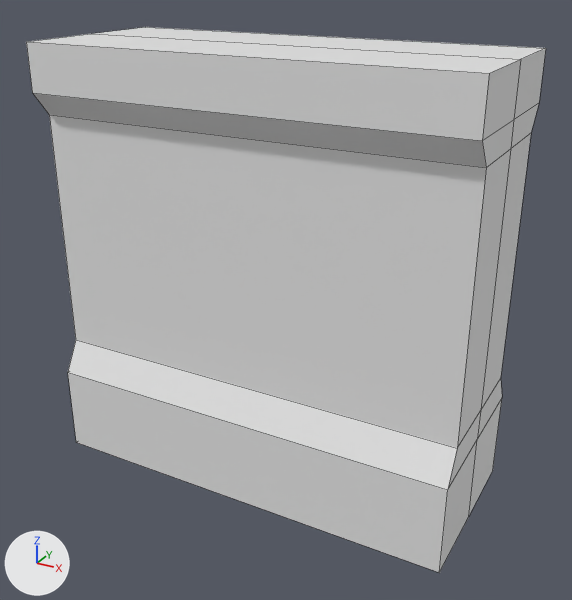
The Blender file env_wallWindow_sonnydonaldson_01.blend, before and after one commit.
Rendered twice from a 50 mm lens placed at (9.17, -16.25, 12.95), pointed at (0.31, -0.14, 4.9). Arrows for +X, +Y and +Z are at lower left; the lights stay in place. The older version comes first. Mesh edges are drawn as thin lines.
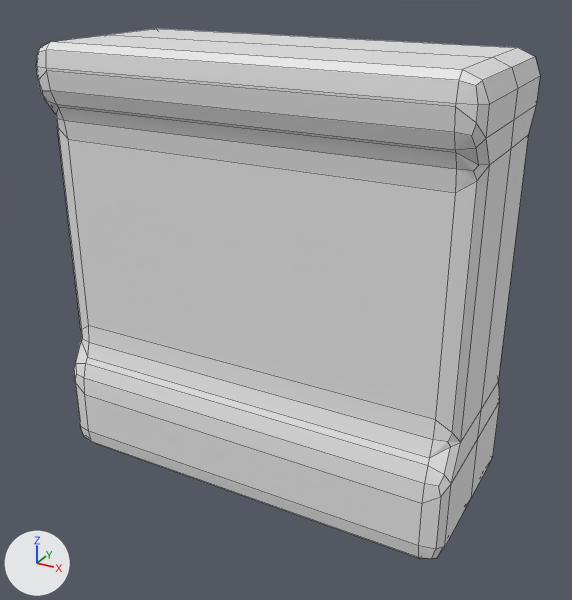
Commit message: making the basic modle

Location of each change, [x1, y1, x2, y2] in pixels of the pictures (572 x 600 px):
'Cube', modifiers changed: before [26, 27, 546, 573]; after [36, 29, 540, 559]

The change, as a list of edits to the scene's bpy script:
```text
Change ob_cube:
    add _m = ob_cube.modifiers.new('Bevel', 'BEVEL')
    add _m.segments = 2
```
